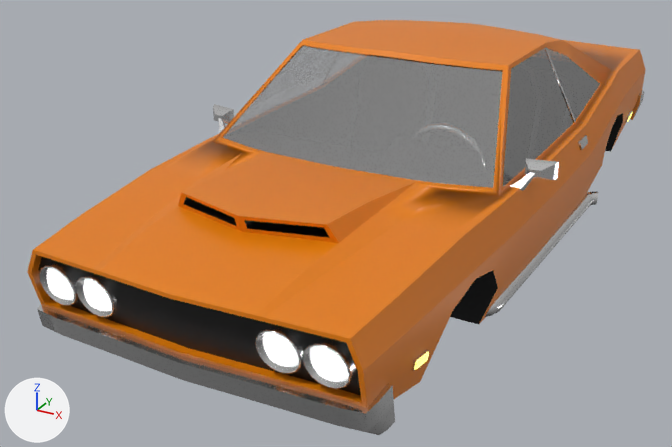
The glTF model apps/docs-next/public/assets/basic-vehicle-controller/muscle-car.glb, before and after one commit.
The view is the same before and after, from a camera (50 mm lens) standing at (2.11, -4.72, 1.84) and looking at (-0.29, -0.37, -0.34). Every picture has the same lights, and +X, +Y and +Z are marked at lower left. Where no turn or scale is listed for an object, it has been applied to the vertices.
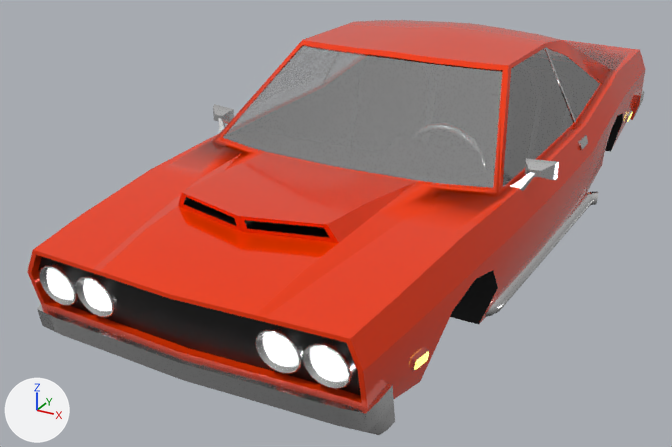
Location of each change, (x1, y1, x2, y2) in pixels of the pictures (672 x 447 px):
'Cube', recoloured, surface changed: (27, 20, 645, 416) in both

The change, as a diff of the scene's bpy script:
```diff
--- a/apps/docs-next/public/assets/basic-vehicle-controller/muscle-car.glb.py
+++ b/apps/docs-next/public/assets/basic-vehicle-controller/muscle-car.glb.py
@@ mat_material @@
 mat_material = principled_material('Material')
-mat_material.base_color = (0.8, 0.214, 0.0)  # orange #e77f00
-mat_material.roughness = 0.4
+mat_material.base_color = (0.991, 0.0467, 0.0)  # orange #fe3d00
+mat_material.roughness = 0.0991
```
